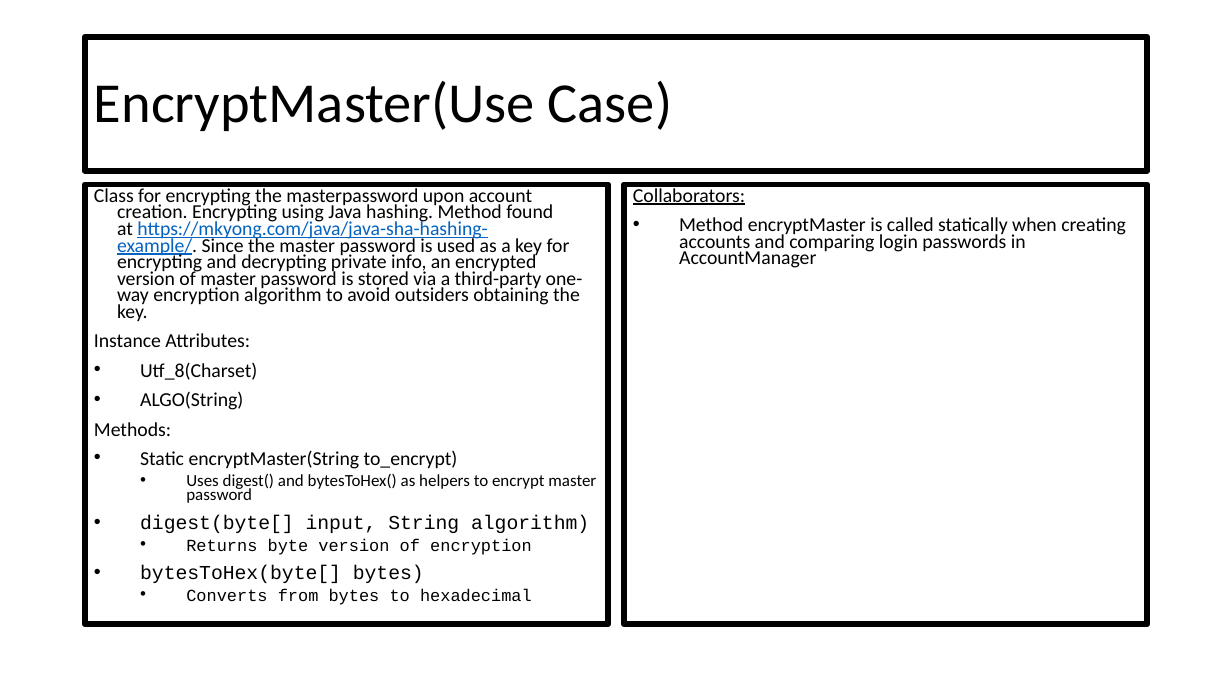
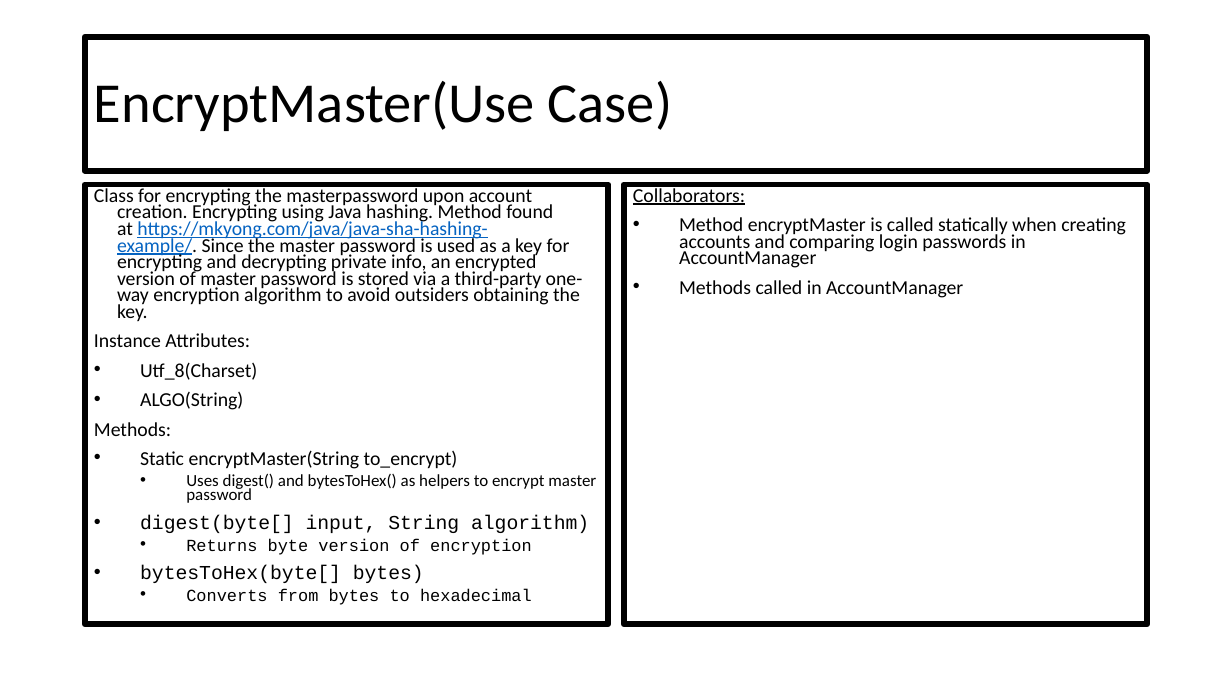
Before and after one commit to CSC207-UofT/course-project-group-020, a slide deck: slide 10 of phase0/CRC Cards.pptx. Drawn at 1232x693 pixels with LibreOffice and Linux fonts; fonts in the diff are those of the drawing. Boxes give left, top, right and bottom in pixels: in the first picture for what was removed or moved away, otherwise in the second. Text is boxed around its words. In the diff, an @@ line names an element or a change of style, - is before the commit and + after.

```diff
--- a/phase0/CRC Cards.pptx
+++ b/phase0/CRC Cards.pptx
@@ text at box(679, 280, 963, 298): paragraph added @@
+• Methods called in AccountManager
```
Also in this commit, not shown: 7 other slides changed.
